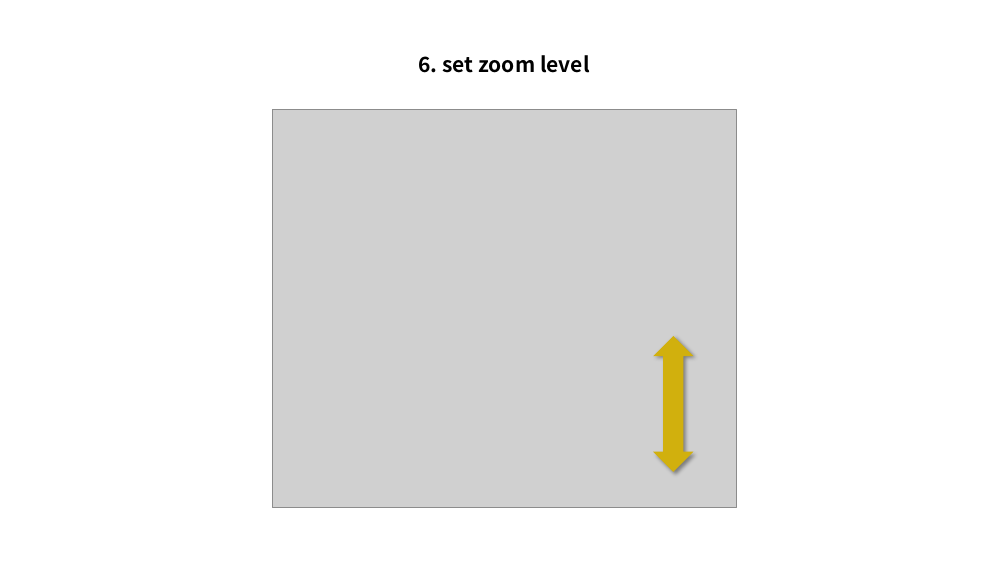
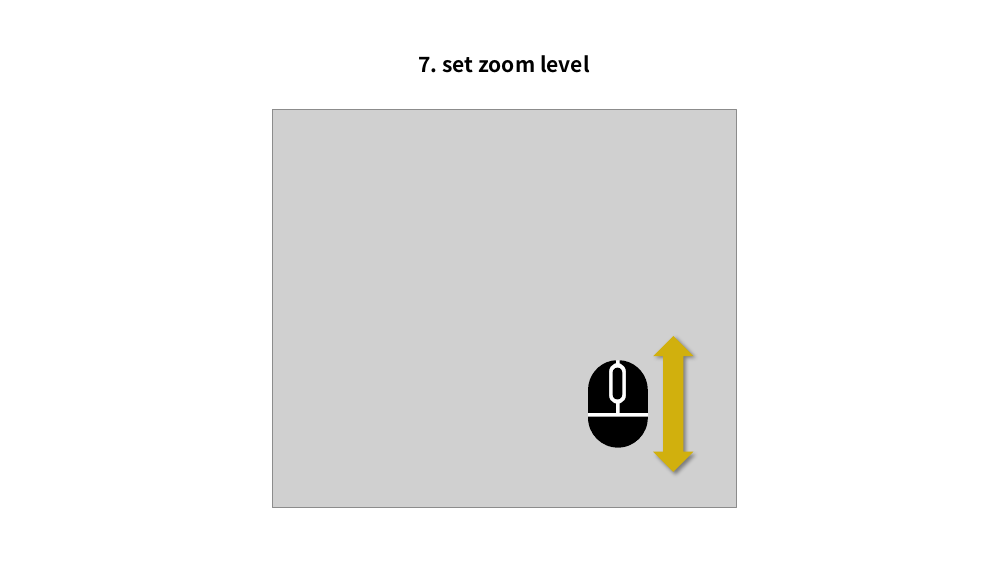
Before and after one commit to nakayama-kazuki/202x, a slide deck: slide 13 of stick-figure/stick-figure-help.pptx (slide 11 before the commit). Drawn at 1008x567 pixels with LibreOffice and Linux fonts; fonts in the diff are those of the drawing; grey boxes stand for pictures. Boxes give left, top, right and bottom in pixels: in the first picture for what was removed or moved away, otherwise in the second. Text is boxed around its words. In the diff, an @@ line names an element or a change of style, - is before the commit and + after.

```diff
--- a/stick-figure/stick-figure-help.pptx
+++ b/stick-figure/stick-figure-help.pptx
@@ text at (418, 55, 590, 73): text changed @@
-6. set zoom level
+7. set zoom level
@@ rounded rectangle added at (588, 361, 648, 448), fill #FFFFFF @@
@@ freeform shape added at (589, 360, 648, 448), fill #000000 @@
@@ rounded rectangle added at (613, 368, 623, 400), fill #000000 @@
```
Also in this commit, not shown: 7 other slides changed, 2 slides added, 1 other file.
